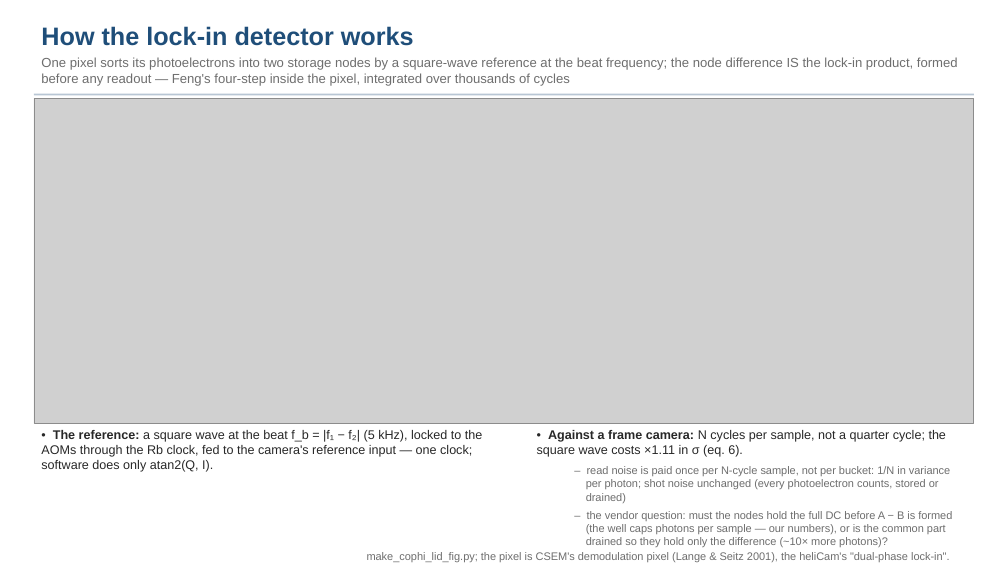
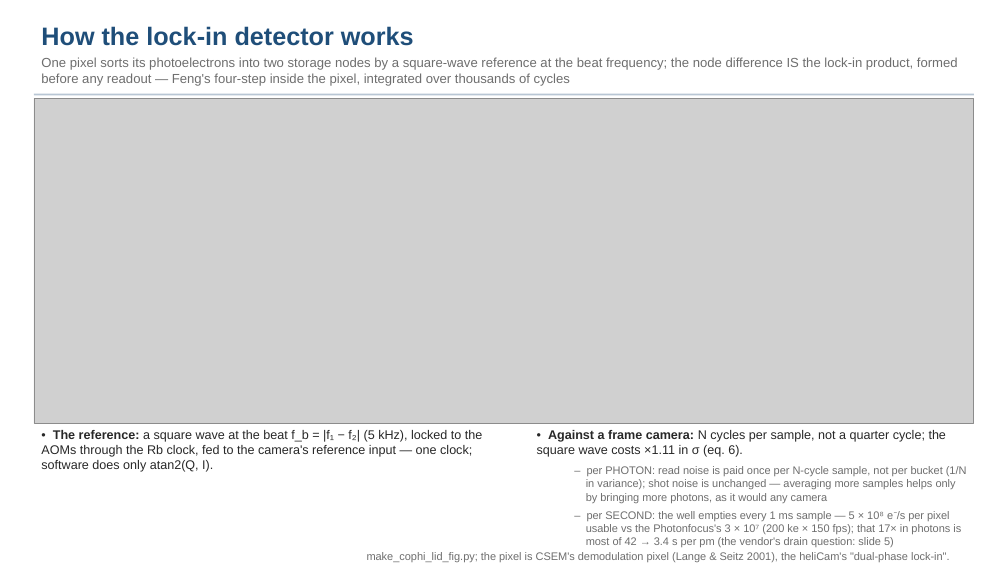
Before and after one commit to nasa-jpl/macos, a slide deck: slide 6 of demo_session/deck_cophi.pptx. Drawn at 1008x567 pixels with LibreOffice and Linux fonts; fonts in the diff are those of the drawing; grey boxes stand for pictures. Boxes give left, top, right and bottom in pixels: in the first picture for what was removed or moved away, otherwise in the second. Text is boxed around its words. In the diff, an @@ line names an element or a change of style, - is before the commit and + after.

```diff
--- a/demo_session/deck_cophi.pptx
+++ b/demo_session/deck_cophi.pptx
@@ text at (586,466,967,547): text changed @@
-– read noise is paid once per N-cycle sample, not per bucket: 1/N in variance per photon; shot noise unchanged (every photoelectron counts, stored or drained)
-– the vendor question: must the nodes hold the full DC before A − B is formed (the well caps photons per sample — our numbers), or is the common part drained so they hold only the difference (~10× more photons)?
+– per PHOTON: read noise is paid once per N-cycle sample, not per bucket (1/N in variance); shot noise is unchanged — averaging more samples helps only by bringing more photons, as it would any camera
+– per SECOND: the well empties every 1 ms sample — 5 × 10⁸ e⁻/s per pixel usable vs the Photonfocus's 3 × 10⁷ (200 ke × 150 fps); that 17× in photons is most of 42 → 3.4 s per pm (the vendor's drain question: slide 5)
```
Also in this commit, not shown: 4 other files.
